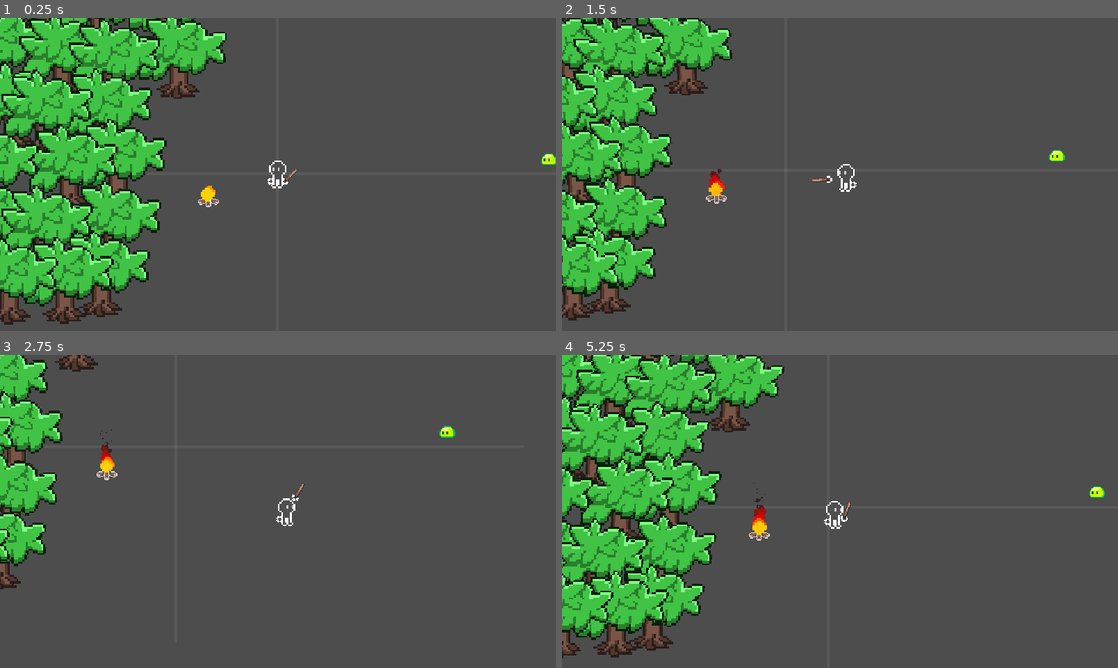
Above: before the commit, frames 1-4 (two rows, left to right).
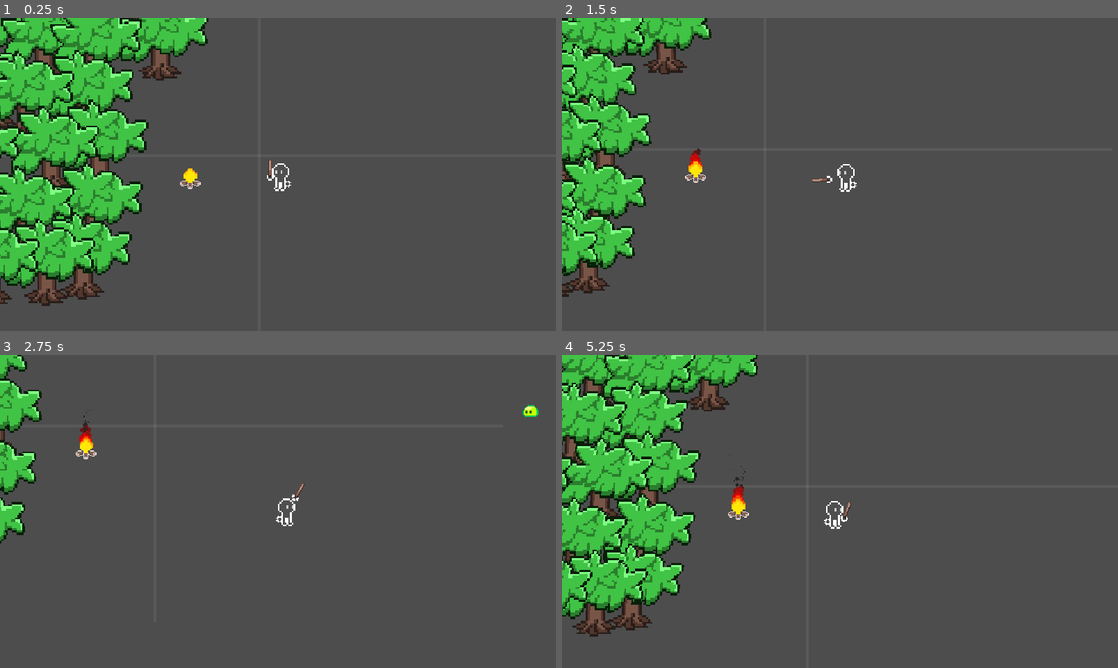
Above: after the commit, the same moments.

Repository: xharris/magicmissiles
Game: Godot game, scene res://game.tscn
Same seed, same stepped clock (60 frames per second), same inputs: the game is played once before the commit and once after it.
Inputs (mouse positions are in pixels of both pictures, inside the frame that each line leads up to):
- Up to frame 1 (0.25 s): no input
- Up to frame 2 (1.5 s): move the mouse to (962, 158) at 0.52 s; hold D (right) 0.53-1.28 s; click (962, 158) at 0.6 s; move the mouse to (728, 190) at 1.27 s; hold S (down) from 1.28 s (still down); right-click (728, 190) at 1.35 s
- Up to frame 3 (2.75 s): move the mouse to (333, 442) at 2.02 s; release S (down) at 2.03 s; hold D (right) from 2.03 s (still down); click (333, 442) at 2.1 s
- Up to frame 4 (5.25 s): move the mouse to (812, 574) at 2.77 s; release D (right) at 2.78 s; hold W (up) 2.78-3.53 s; right-click (812, 574) at 2.85 s; move the mouse to (1006, 558) at 3.52 s; hold A (left) 3.53-5.03 s; click (1006, 558) at 3.6 s; move the mouse to (673, 464) at 4.27 s; right-click (673, 464) at 4.35 s; move the mouse to (867, 511) at 5.02 s; hold S (down) from 5.03 s (still down); click (867, 511) at 5.1 s

The runs differ from the first frame. In frame 1, 21% of the frame differs, in the area x 0-100%, y 0-98%; in frame 2, 14%; in frame 3, 5.5%; in frame 4, 20%.

Commit message:
working orbit transfer animation

Diff:
--- a/components/arms/arms.tscn
+++ b/components/arms/arms.tscn
@@ -303,7 +303,6 @@
 [node name="TransferContainer" parent="Base/ArmL/AnimatedArmL/HandL/Wand/WandTip" unique_id=1635864967 instance=ExtResource("4_p4r30")]
 unique_name_in_owner = true
 top_level = true
-replenish_after = 3.0
 capacity = 1
 
 [node name="ArmR" type="Node2D" parent="Base" unique_id=1558728187]
--- a/components/context_node/context_node.gd
+++ b/components/context_node/context_node.gd
@@ -7,6 +7,8 @@
     if not node:
         return
     var ctx: ContextNode
+    if Engine.is_editor_hint():
+        return ContextNode.new()
     if not node.has_meta(Meta.CONTEXT_NODE):
         ctx = ContextNode.new()
         node.set_meta(Meta.CONTEXT_NODE, ctx)
--- a/components/transfer_container/transfer.gd
+++ b/components/transfer_container/transfer.gd
@@ -29,12 +29,14 @@
 var _log = Logs.new("transfer")#, Logs.Level.DEBUG)
 var _t: float = 0
 var _done: bool = false
+var _target_position: Vector2
 
 func _process(delta: float) -> void:
     if _done:
         return
     _t += delta
-    ctx.node.global_position = config.get_position(delta, from.global_position, to.global_position, progress)
+    _target_position += (to.global_position - _target_position) * 0.1
+    ctx.node.global_position = config.get_position(delta, from.global_position, _target_position, progress)
     if progress >= 1.0:
         _log.debug("done")
         _done = true
@@ -42,3 +44,5 @@
 
 func _ready() -> void:
     _log.debug("from %s to %s" % [from.get_path(), to.get_path()])
+    config = config.duplicate()
+    _target_position = to.global_position
--- a/components/vfx/vfx.tscn
+++ b/components/vfx/vfx.tscn
@@ -1,7 +1,6 @@
 [gd_scene format=3 uid="uid://bxm55vrlk1q2q"]
 
 [ext_resource type="Script" uid="uid://dwtcej8d660we" path="res://components/vfx/vfx.gd" id="1_o3b2c"]
-[ext_resource type="Resource" uid="uid://bon7jj71vdlol" path="res://resources/magic_configs/fire/vfx/fire.tres" id="2_1dlr4"]
 [ext_resource type="Texture2D" uid="uid://bp7atejjkmgbv" path="res://entities/magic/magic_missile_bare.png" id="4_kdcxn"]
 
 [sub_resource type="Gradient" id="Gradient_17h35"]
@@ -21,8 +20,6 @@
 
 [sub_resource type="ParticleProcessMaterial" id="ParticleProcessMaterial_k6f3g"]
 lifetime_randomness = 0.5
-emission_shape = 1
-emission_sphere_radius = 5.0
 direction = Vector3(0, -1, 0)
 spread = 10.0
 initial_velocity_min = 20.0
@@ -33,21 +30,9 @@
 scale_curve = SubResource("CurveTexture_onyhh")
 color_ramp = SubResource("GradientTexture1D_eonhv")
 
-[sub_resource type="Curve" id="Curve_0ngxl"]
-_data = [Vector2(0.3, 0.3), 0.0, 0.0, 0, 0, Vector2(1, 1), 0.0, 0.0, 0, 0]
-point_count = 2
-metadata/_snap_enabled = true
-
-[sub_resource type="Gradient" id="Gradient_cfyc3"]
-offsets = PackedFloat32Array(0.1509434, 0.3301887, 0.5566038, 0.8386023)
-colors = PackedColorArray(0.16, 0.1344, 0.1344, 0, 1, 0, 0, 0.47058824, 1, 0, 0, 0.85882354, 1, 0.90300006, 0.029999971, 1)
-
 [node name="Vfx" type="CanvasGroup" unique_id=7649201]
-position = Vector2(71.32787, 42.001114)
 use_mipmaps = true
 script = ExtResource("1_o3b2c")
-config = ExtResource("2_1dlr4")
-preview_animation = true
 
 [node name="GPUParticles2D" type="GPUParticles2D" parent="." unique_id=1842044345]
 unique_name_in_owner = true
@@ -63,12 +48,8 @@
 
 [node name="Line2D" type="Line2D" parent="." unique_id=1166481658]
 unique_name_in_owner = true
-visible = false
 top_level = true
-points = PackedVector2Array(72.85266, -20.382818, 75.19101, -13.997798, 76.96995, -7.2828975, 78.14153, -0.28580162, 78.66142, 6.938941, 78.48988, 14.330085, 77.59275, 21.819986, 75.94241, 29.33506, 72.913315, 38.339676)
 width = 0.0
-width_curve = SubResource("Curve_0ngxl")
-gradient = SubResource("Gradient_cfyc3")
 texture_mode = 1
 joint_mode = 2
 end_cap_mode = 2
--- a/entities/actor/actor.gd
+++ b/entities/actor/actor.gd
@@ -37,7 +37,7 @@
 
 func context() -> ContextNode:
     var ctx = ContextNode.use(self)
-    if not is_inside_tree():
+    if Engine.is_editor_hint():
         return ctx
     ctx.status_ctrl = status_effect_ctrl
     ctx.hurtbox = hurtbox
@@ -97,6 +97,7 @@
             NodeUtil.enable(arms)
         else:
             NodeUtil.disable(arms)
+    if not Engine.is_editor_hint() and arms and arms.transfer_container:
         # add magic
         arms.transfer_container.clear()
         if not config.magic_configs.is_empty():
--- a/entities/campfire/campfire.gd
+++ b/entities/campfire/campfire.gd
@@ -3,8 +3,7 @@
 
 @onready var on_hit: OnHit = %OnHit
 
-var transfer_config: TransferConfig = preload("res://resources/transfer_configs/linear.tres")
-# preload("res://resources/transfer_configs/orbit/orbit.tres")
+@export var transfer_config: TransferConfig
 
 func context() -> ContextNode:
     var ctx = ContextNode.use(self)
--- a/entities/campfire/campfire.tscn
+++ b/entities/campfire/campfire.tscn
@@ -3,6 +3,7 @@
 [ext_resource type="Script" uid="uid://8csubj5unekp" path="res://entities/campfire/campfire.gd" id="1_8fgpv"]
 [ext_resource type="PackedScene" uid="uid://qy5x1nu3okwk" path="res://components/transfer_container/transfer_container.tscn" id="2_kexml"]
 [ext_resource type="Material" uid="uid://ds720jmi5pq4r" path="res://resources/magic_configs/fire/vfx/burning_material.tres" id="2_tlog8"]
+[ext_resource type="Resource" uid="uid://c1bkx0ums6pqe" path="res://resources/transfer_configs/orbit/orbit.tres" id="2_updqr"]
 [ext_resource type="Resource" uid="uid://bl7y54gkecaxr" path="res://resources/magic_configs/fire/fire.tres" id="3_5c6lx"]
 [ext_resource type="Script" uid="uid://bo8a4oocqe1d0" path="res://entities/magic/magic_config.gd" id="3_6ksai"]
 [ext_resource type="PackedScene" uid="uid://1t5twg5h7f0r" path="res://entities/magic/magic.tscn" id="3_tlog8"]
@@ -17,18 +18,18 @@
 
 [node name="Campfire" type="Node2D" unique_id=1682679037]
 script = ExtResource("1_8fgpv")
+transfer_config = ExtResource("2_updqr")
 
 [node name="Visual" type="Node2D" parent="." unique_id=1439228848]
 unique_name_in_owner = true
 material = ExtResource("2_tlog8")
 
-[node name="Sprite2D" type="Sprite2D" parent="Visual" unique_id=2089002870]
+[node name="Wood" type="Sprite2D" parent="Visual" unique_id=2089002870]
 scale = Vector2(2, 2)
 texture = ExtResource("6_u22cf")
 
-[node name="Vfx" parent="Visual" unique_id=1834655722 instance=ExtResource("7_uf2kd")]
+[node name="VfxTest" parent="Visual" unique_id=1834655722 instance=ExtResource("7_uf2kd")]
 visible = false
-position = Vector2(-28.690157, -41.22542)
 
 [node name="TransferContainer" parent="." unique_id=1635864967 instance=ExtResource("2_kexml")]
 unique_name_in_owner = true
--- a/entities/magic/magic.gd
+++ b/entities/magic/magic.gd
@@ -14,7 +14,7 @@
 @onready var status_effect_ctrl: StatusEffectCtrl = %StatusEffectCtrl
 @onready var vfx: Vfx = %Vfx
 @onready var visual: CanvasGroup = %Vfx
-#@onready var sprite: Sprite2D = %Sprite2D
+@onready var sprite: Sprite2D = %Sprite2D
 
 @export var configs: Array[MagicConfig]
 @export var source: Node2D
@@ -92,12 +92,17 @@
         var config: MagicConfig = configs.back() if not configs.is_empty() else null
         vfx.config = config.vfx if config else null
 
-    #if sprite:
-        #var hide_sprite = false
-        #for config in configs:
-            #if config.hide_sprite:
-                #hide_sprite = true
-        #if hide_sprite:
-            #sprite.hide()
-        #else:
-            #sprite.show()
+    if sprite:
+        var hide_sprite = false
+        for config in configs:
+            if config.hide_sprite:
+                hide_sprite = true
+        if hide_sprite:
+            sprite.hide()
+        else:
+            sprite.show()
+            var color = Color.WHITE
+            for config in configs:
+                if config.sprite_color != Color.WHITE:
+                    color = config.sprite_color
+            sprite.modulate = color
--- a/entities/magic/magic.tscn
+++ b/entities/magic/magic.tscn
@@ -1,5 +1,6 @@
 [gd_scene format=3 uid="uid://1t5twg5h7f0r"]
 
+[ext_resource type="Texture2D" uid="uid://bp7atejjkmgbv" path="res://entities/magic/magic_missile_bare.png" id="1_grni7"]
 [ext_resource type="Script" uid="uid://beja0anjraj3i" path="res://entities/magic/magic.gd" id="1_kydgk"]
 [ext_resource type="PackedScene" uid="uid://bi28wwel2bc5v" path="res://components/status_effect_ctrl/on_hit/on_hit.tscn" id="2_61irk"]
 [ext_resource type="PackedScene" uid="uid://c0hlswibau2dk" path="res://components/status_effect_ctrl/status_effect_ctrl.tscn" id="4_t1fop"]
@@ -24,4 +25,8 @@
 
 [node name="Vfx" parent="." unique_id=759915545 instance=ExtResource("5_1bg2c")]
 unique_name_in_owner = true
-position = Vector2(-85.57824, -39.206844)
+
+[node name="Sprite2D" type="Sprite2D" parent="Vfx" unique_id=1096325324]
+unique_name_in_owner = true
+scale = Vector2(4.5, 4.5)
+texture = ExtResource("1_grni7")
--- a/entities/magic/magic_config.gd
+++ b/entities/magic/magic_config.gd
@@ -7,6 +7,7 @@
 ## applied to target on collision
 @export var on_hit_effects: Array[StatusEffect]
 @export var hide_sprite: bool
+@export var sprite_color: Color = Color.WHITE
 
 @export var vfx: VfxConfig
 @export var active_vfx: VfxConfig
--- a/levels/dev/dev.tscn
+++ b/levels/dev/dev.tscn
@@ -27,6 +27,7 @@
 
 [node name="Player" parent="." unique_id=694385484 instance=ExtResource("2_x24ml")]
 unique_name_in_owner = true
+position = Vector2(48, 48)
 config = ExtResource("3_n1i44")
 
 [node name="SpawnCameraFocus" parent="Player" unique_id=1019026675 instance=ExtResource("4_x24ml")]
@@ -43,7 +44,7 @@
 position = Vector2(-160, 48)
 
 [node name="Slime" parent="." unique_id=85275103 instance=ExtResource("2_x24ml")]
-position = Vector2(624, -32)
+position = Vector2(864, -32)
 config = ExtResource("6_n1i44")
 
 [node name="PatrolArea" parent="." unique_id=1003190847 groups=["patrol_area"] instance=ExtResource("5_qf2dv")]
--- a/resources/magic_configs/fire/fire.tres
+++ b/resources/magic_configs/fire/fire.tres
@@ -2,16 +2,16 @@
 
 [ext_resource type="Script" uid="uid://nsiup7qrd3ha" path="res://components/status_effect_ctrl/status_effect.gd" id="1_u2p8n"]
 [ext_resource type="Resource" uid="uid://dqxa14xhfws2h" path="res://resources/magic_configs/fire/burn_tick.tres" id="2_adco6"]
-[ext_resource type="Script" uid="uid://bo8a4oocqe1d0" path="res://entities/magic/magic_config.gd" id="2_uso1m"]
 [ext_resource type="Resource" uid="uid://b1mh4ty2xccos" path="res://resources/status_effects/expires/expires_after_0_5.tres" id="3_vt0s3"]
 [ext_resource type="Resource" uid="uid://b15o33nldetev" path="res://resources/magic_configs/fire/vfx/burning.tres" id="4_adco6"]
+[ext_resource type="Script" uid="uid://bo8a4oocqe1d0" path="res://entities/magic/magic_config.gd" id="5_eswu2"]
 [ext_resource type="Resource" uid="uid://bon7jj71vdlol" path="res://resources/magic_configs/fire/vfx/fire.tres" id="5_mu0po"]
 
 [resource]
-script = ExtResource("2_uso1m")
+script = ExtResource("5_eswu2")
 on_ready_effects = Array[ExtResource("1_u2p8n")]([ExtResource("3_vt0s3")])
 on_hit_effects = Array[ExtResource("1_u2p8n")]([ExtResource("2_adco6")])
-hide_sprite = true
+sprite_color = Color(1, 0.9098039, 0.03137255, 1)
 vfx = ExtResource("5_mu0po")
 active_vfx = ExtResource("4_adco6")
 metadata/_custom_type_script = "uid://bo8a4oocqe1d0"
--- a/resources/magic_configs/fire/vfx/burning.tres
+++ b/resources/magic_configs/fire/vfx/burning.tres
@@ -43,7 +43,6 @@
 particles_amount = 100
 particles_lifetime = 2.0
 particles_calc_direction = true
-line_width = 5.0
 line_gradient = ExtResource("1_vyvdi")
 line_gradient_reverse = true
 line_length = 10
--- a/resources/magic_configs/fire/vfx/fire.tres
+++ b/resources/magic_configs/fire/vfx/fire.tres
@@ -26,8 +26,6 @@
 
 [sub_resource type="ParticleProcessMaterial" id="ParticleProcessMaterial_k6f3g"]
 lifetime_randomness = 0.5
-emission_shape = 1
-emission_sphere_radius = 5.0
 direction = Vector3(0, -1, 0)
 spread = 10.0
 initial_velocity_min = 20.0
--- a/resources/transfer_configs/orbit/transfer_orbit.gd
+++ b/resources/transfer_configs/orbit/transfer_orbit.gd
@@ -2,10 +2,14 @@
 class_name TransferOrbit
 
 @export var rotation_speed: float = 1.0
+@export var rotations: int = 2
 
 func get_position(delta:float, from:Vector2, to:Vector2, progress:float) -> Vector2:
+    # calc angle
+    var offset = from - to
+    var start_angle = to.angle_to_point(from)
+    var end_angle = to.angle_to_point(from) + deg_to_rad(rotations * 360)
+    var dir = lerpf(start_angle, end_angle, progress) - offset.angle()
+    var len = lerpf(offset.length(), 0, progress)
     # rotate around target position while closing in
-    var _target_offset: Vector2 = (from - to).normalized()
-    var _max_length: float = (from - to).length()
-    _target_offset = _target_offset.rotated(delta * rotation_speed).normalized()
-    return from + (_target_offset * lerpf(_max_length, 0, progress))
+    return to + (offset.normalized().rotated(dir) * len)
